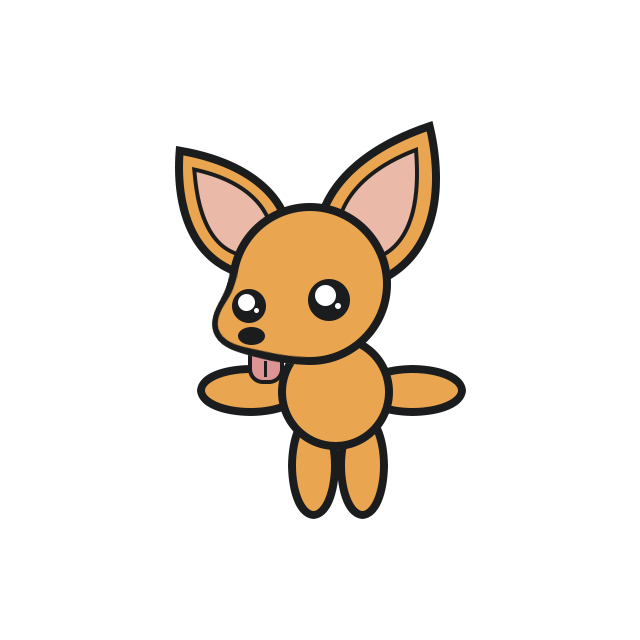
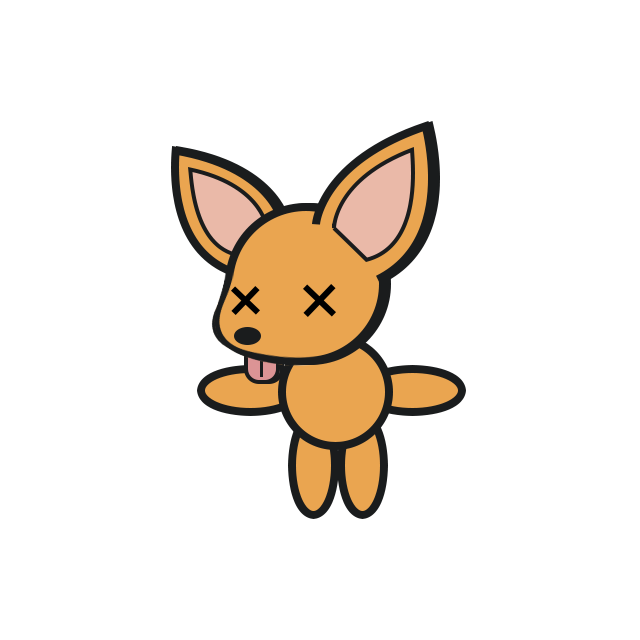
The second (640, 640) image is a revision of the first. Changes to its layers:
added layer "Head Hurt" above "Head" over (171, 121, 432, 384)
